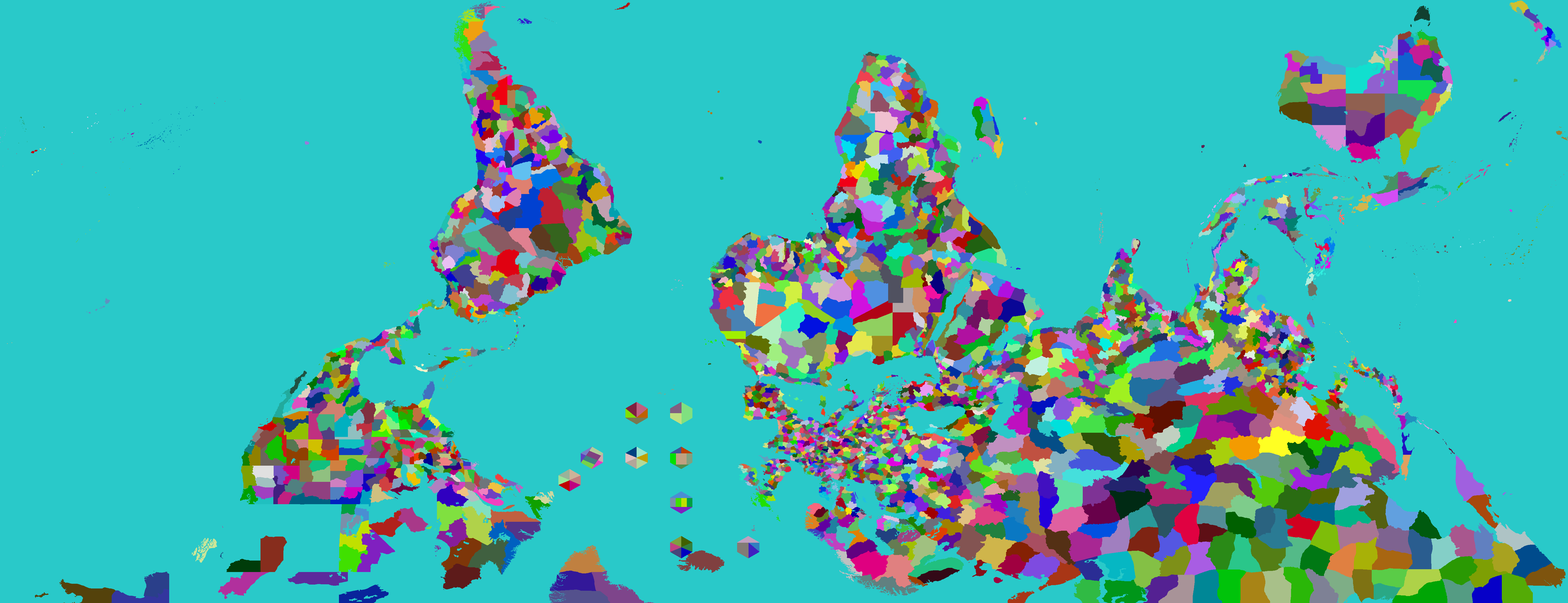
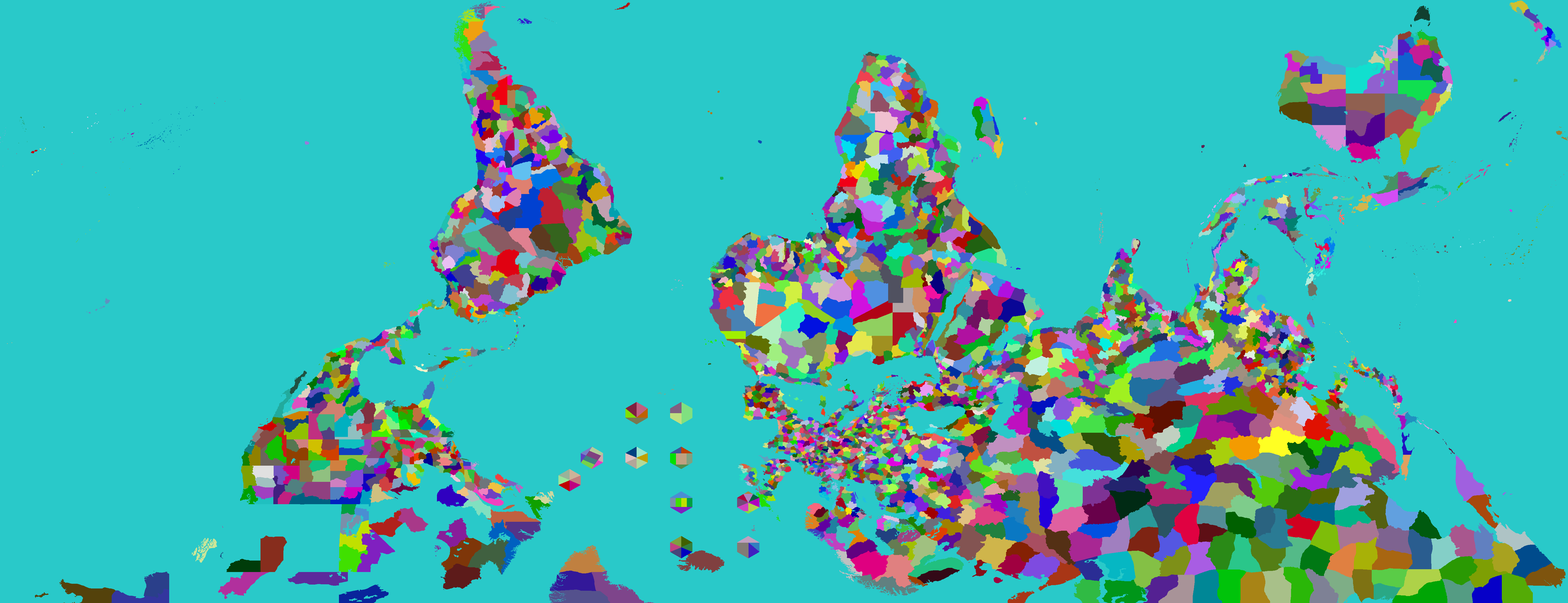
Two versions of the same layered image (1568 x 603). Layer-by-layer changes:
painted on "Provinces" over left=421, top=464, right=760, bottom=546
